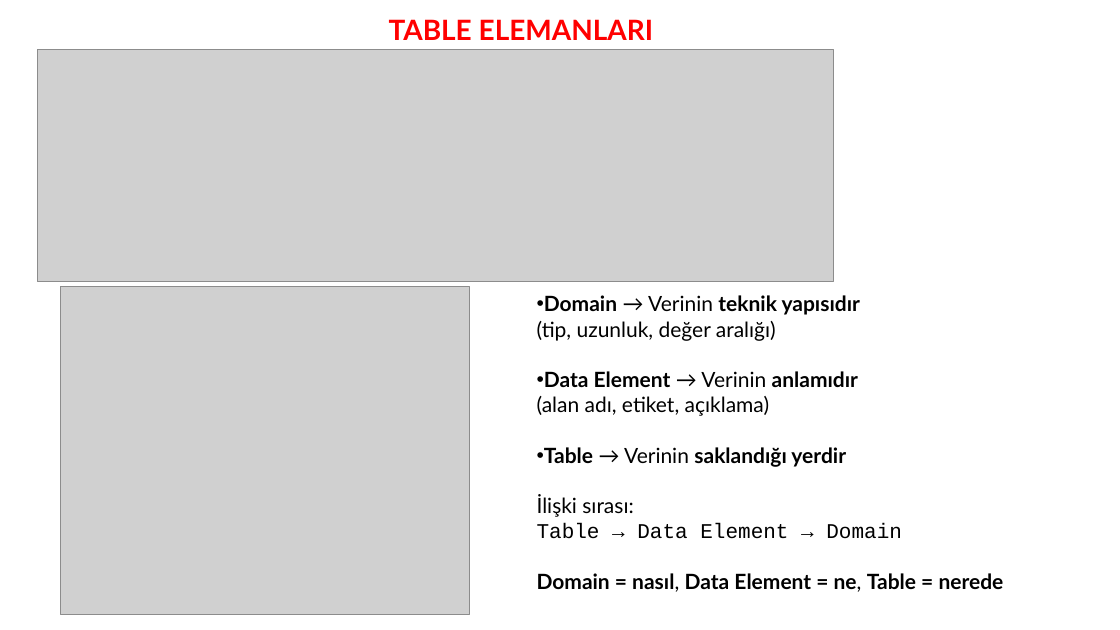
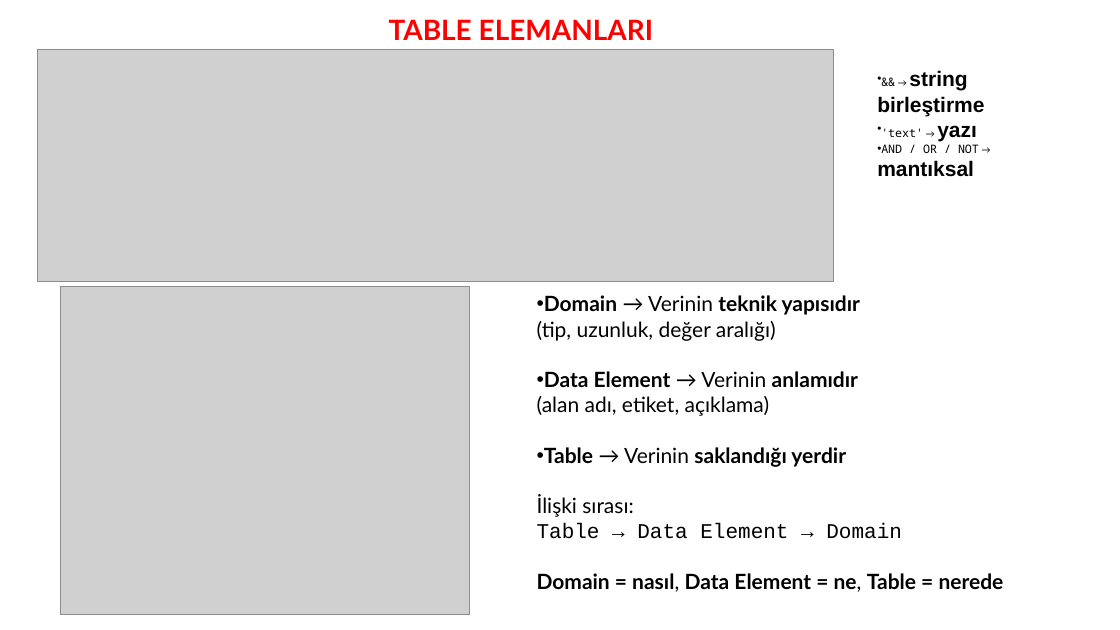
Before and after one commit to zeynepgltn/SAP-ABAP, a slide deck: slide 3 of Tanımlar.pptx (slide 4 before the commit). Drawn at 1120x630 pixels with LibreOffice and Linux fonts; fonts in the diff are those of the drawing; grey boxes stand for pictures. Boxes give left, top, right and bottom in pixels: in the first picture for what was removed or moved away, otherwise in the second. Text is boxed around its words. In the diff, an @@ line names an element or a change of style, - is before the commit and + after.

```diff
--- a/Tanımlar.pptx
+++ b/Tanımlar.pptx
@@ text added at (x1=877, y1=70, x2=984, y2=177), 18 pt, text #000000, bold @@
+• && → string birleştirme
+• 'text' → yazı
+• AND / OR / NOT → mantıksal
```
Also in this commit, not shown: 1 other slide changed, 5 slides added, 9 other files.
